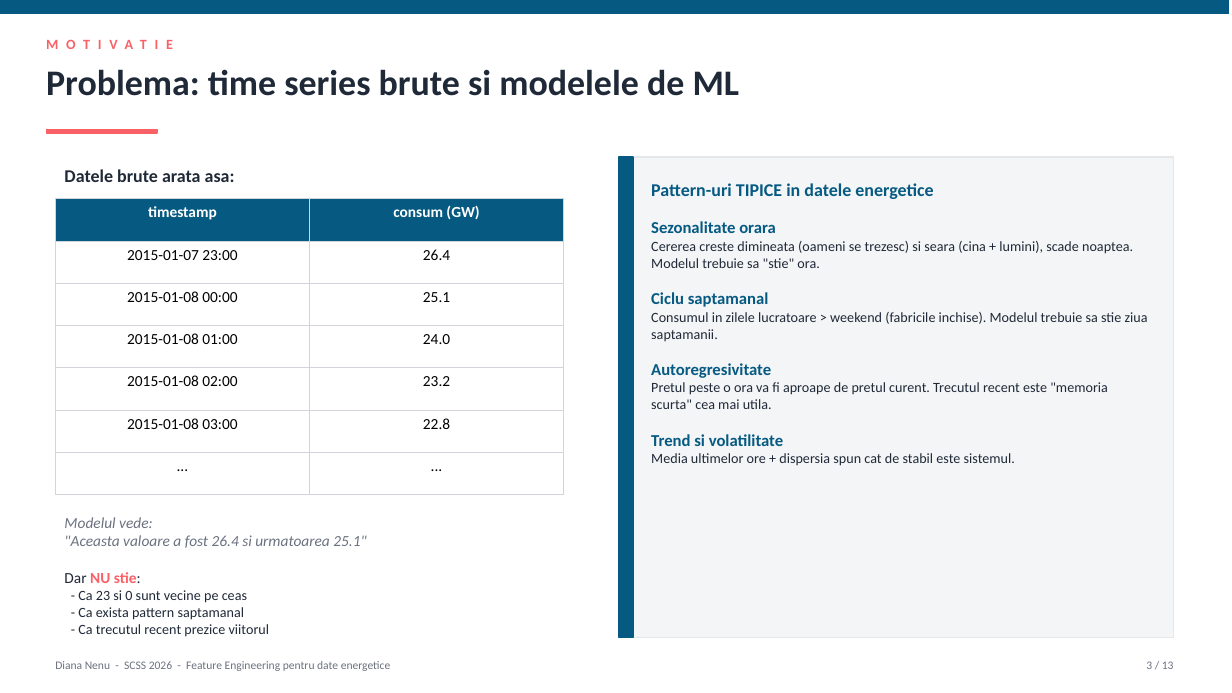
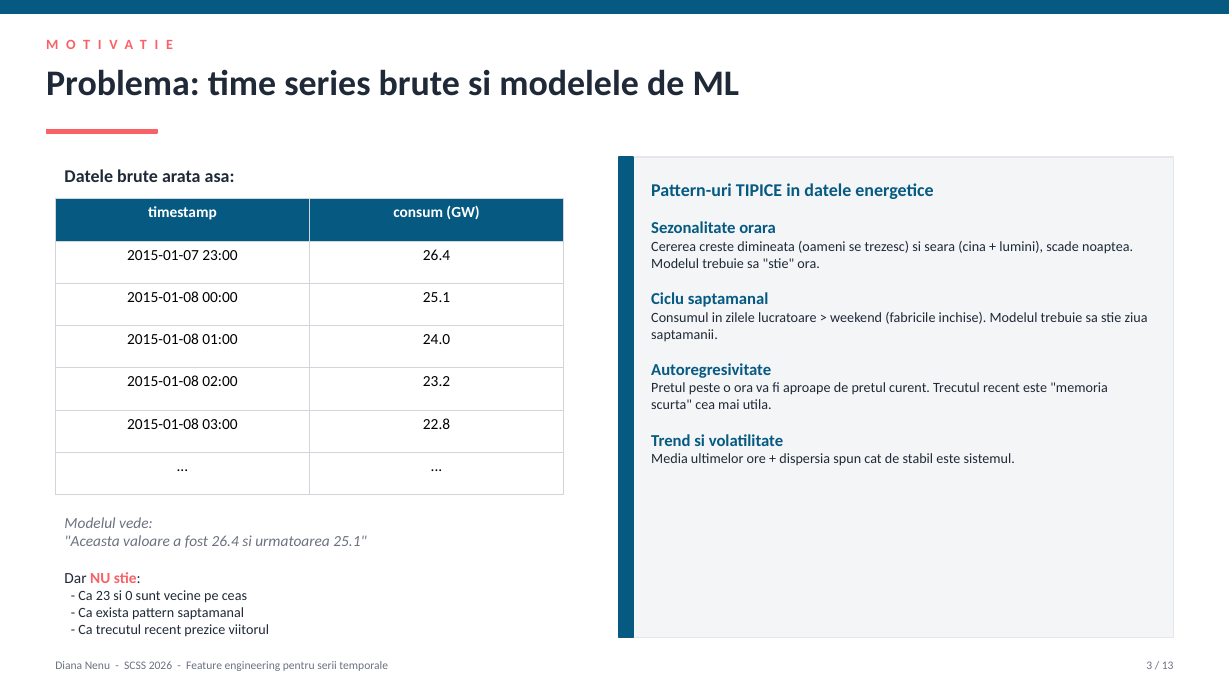
Before and after one commit to diana-nenu/Disertatie_AI_Platform, a slide deck: slide 3 of docs/SCSS/SCSS_FeatureEngineering_Diana_Nenu.pptx. Drawn at 1232x693 pixels with LibreOffice and Linux fonts; fonts in the diff are those of the drawing. Boxes give left, top, right and bottom in pixels: in the first picture for what was removed or moved away, otherwise in the second. Text is boxed around its words. In the diff, an @@ line names an element or a change of style, - is before the commit and + after.

```diff
--- a/docs/SCSS/SCSS_FeatureEngineering_Diana_Nenu.pptx
+++ b/docs/SCSS/SCSS_FeatureEngineering_Diana_Nenu.pptx
@@ text at (55,661,388,671): text changed @@
-Diana Nenu - SCSS 2026 - Feature Engineering pentru date energetice
+Diana Nenu - SCSS 2026 - Feature engineering pentru serii temporale
```
Also in this commit, not shown: 11 other slides changed, 5 other files.
